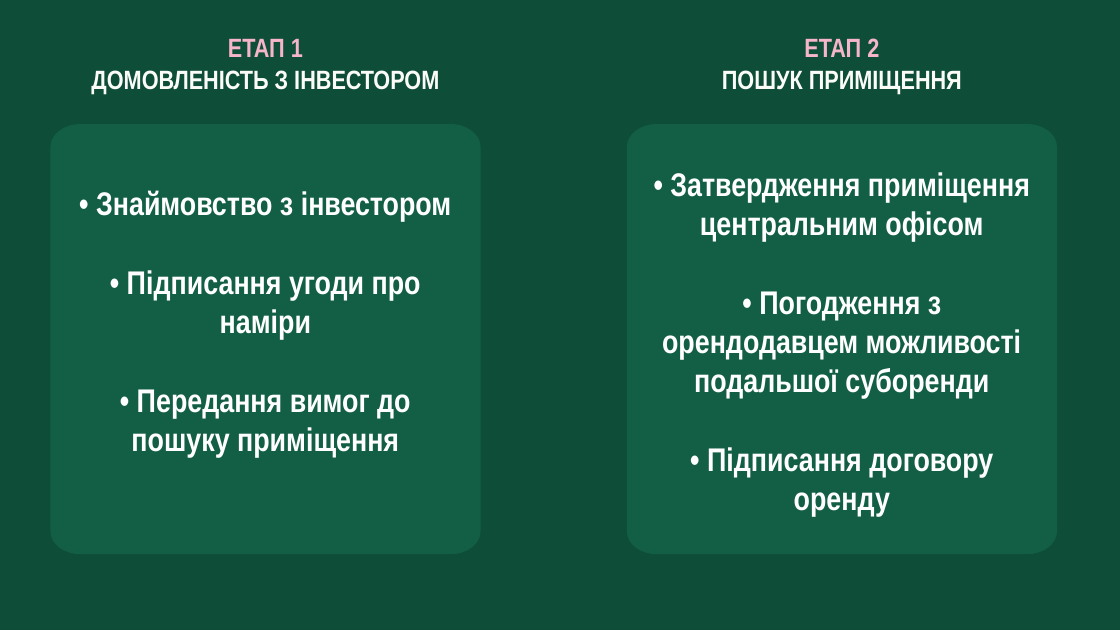
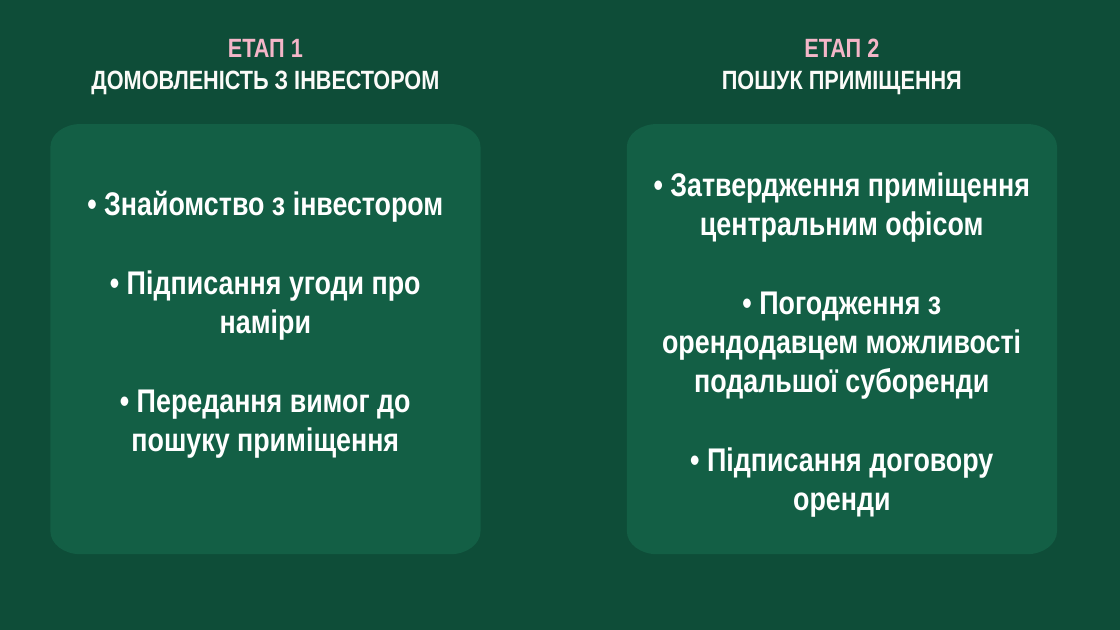
Before and after one commit to denfidiriv-cmyk/xcrypto, a slide deck: slide 29 of presentation_latest.pptx. Drawn at 1120x630 pixels with LibreOffice and Linux fonts; fonts in the diff are those of the drawing. Boxes give left, top, right and bottom in pixels: in the first picture for what was removed or moved away, otherwise in the second. Text is boxed around its words. In the diff, an @@ line names an element or a change of style, - is before the commit and + after.

```diff
--- a/presentation_latest.pptx
+++ b/presentation_latest.pptx
@@ text at [104,190,444,222]: text changed @@
-• Знаймовство з інвестором
+• Знайомство з інвестором
@@ text at [707,447,993,517]: text changed @@
-• Підписання договору оренду
+• Підписання договору оренди
```
Also in this commit, not shown: 7 other slides changed.
